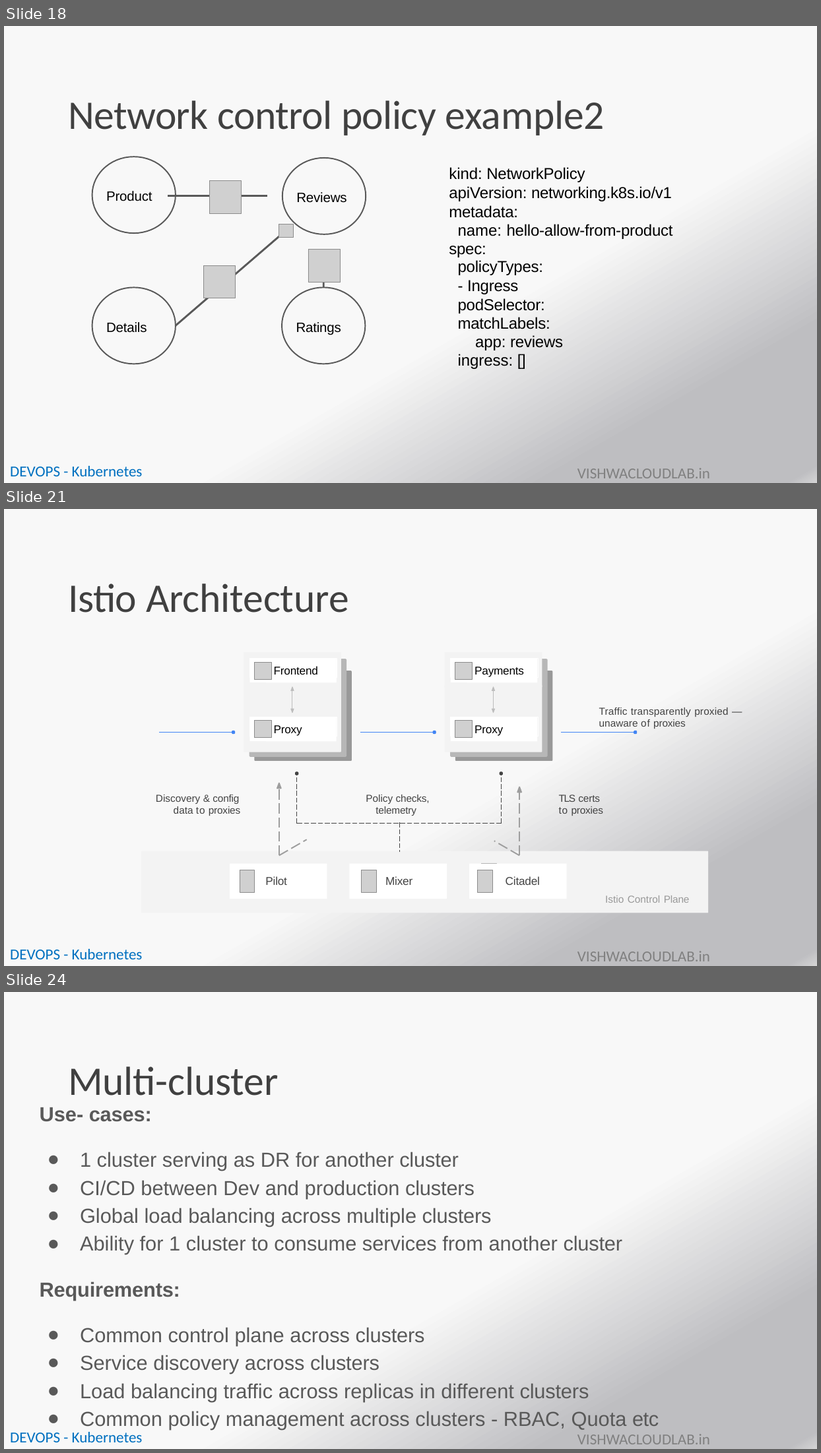
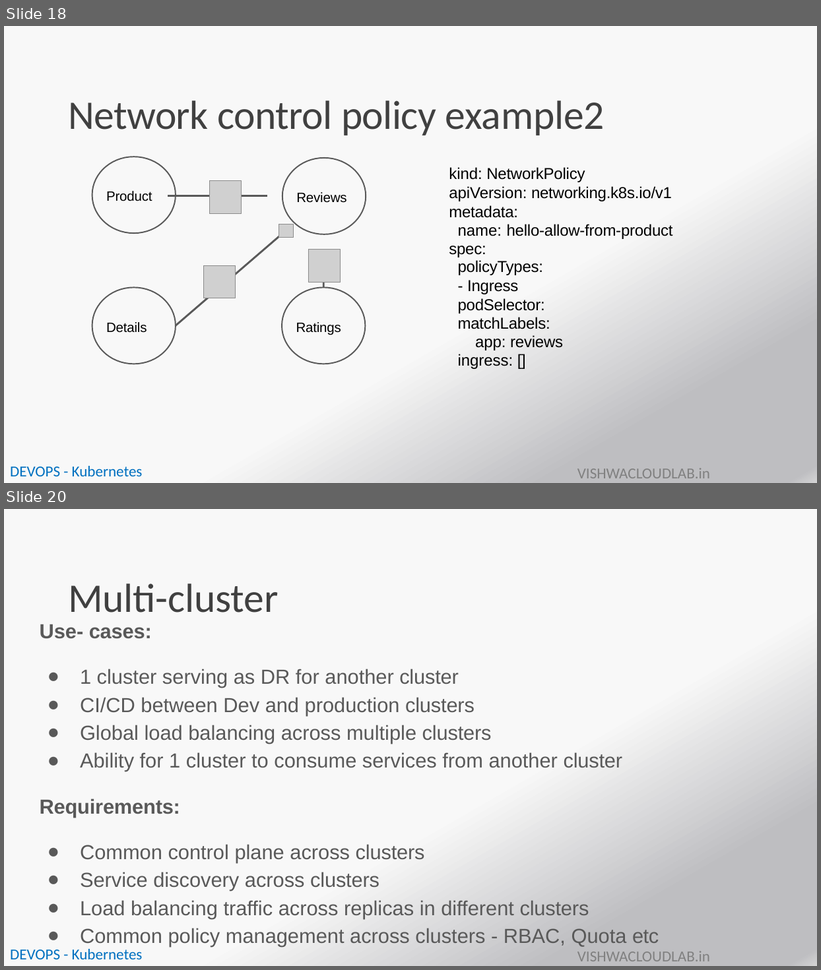
Before and after one commit to payalb/niit-25-aug-25, a slide deck: D4/PPT11-Kubernetes -Network.pptx. Shown one above the other, each under a label of ours: slides 18, 21 and 24 before the commit, slides 18 and 20 after it; the slides between them are not shown. The pictures are 821x1453 and 821x970 pixels, drawn with LibreOffice and Linux fonts; fonts in the diff are those of the drawing; grey boxes stand for pictures; background and template pictures are left out. Boxes give left, top, right and bottom in pixels: in the first picture for what was removed or moved away, otherwise in the second. Text is boxed around its words. In the diff, an @@ line names an element or a change of style, - is before the commit and + after.

```diff
--- a/D4/PPT11-Kubernetes -Network.pptx
+++ b/D4/PPT11-Kubernetes -Network.pptx
@@ slide 21 removed at [4, 509, 817, 966], background gradient #F8F8F8 to #BEBEC1 to #D4D4D5; not listed: 2 template elements that a slide beside it also shows @@
@@ title removed at [69, 584, 349, 613] @@
-Istio Architecture
@@ rectangle removed at [250, 658, 337, 677] @@
-Frontend
@@ freeform shape removed at [266, 659, 337, 683] @@
@@ rectangle removed at [451, 658, 539, 677] @@
-Payments
@@ freeform shape removed at [467, 659, 537, 683] @@
@@ group removed at [255, 663, 294, 738]: 5 freeform shapes, 2 pictures @@
@@ group removed at [455, 663, 495, 738]: 5 freeform shapes, 2 pictures @@
@@ group removed at [244, 652, 352, 761]: 6 freeform shapes @@
@@ rectangle removed at [250, 717, 337, 736] @@
-Proxy
@@ group removed at [445, 652, 553, 761]: 6 freeform shapes @@
@@ rectangle removed at [451, 717, 539, 736] @@
-Proxy
@@ text removed at [599, 708, 728, 729] @@
-Traffic transparently proxied — unaware of proxies
@@ freeform shape removed at [160, 732, 232, 732] @@
@@ freeform shape removed at [232, 731, 235, 734] @@
@@ freeform shape removed at [232, 731, 235, 734] @@
@@ freeform shape removed at [360, 732, 433, 732] @@
@@ freeform shape removed at [434, 731, 436, 734] @@
@@ freeform shape removed at [434, 731, 436, 734] @@
@@ freeform shape removed at [562, 732, 634, 732] @@
@@ freeform shape removed at [634, 731, 637, 734] @@
@@ freeform shape removed at [634, 731, 637, 734] @@
@@ text removed at [156, 795, 241, 816] @@
-Discovery & config data to proxies
@@ text removed at [366, 795, 430, 816] @@
-Policy checks, telemetry
@@ text removed at [559, 795, 604, 816] @@
-TLS certs to proxies
@@ freeform shape removed at [141, 851, 708, 913] @@
@@ freeform shape removed at [230, 864, 327, 900] @@
@@ freeform shape removed at [350, 864, 448, 900] @@
@@ group removed at [240, 772, 567, 900]: 16 freeform shapes, 3 pictures @@
@@ text removed at [265, 877, 287, 885] @@
-Pilot
@@ text removed at [385, 877, 413, 885] @@
-Mixer
@@ picture removed at [478, 871, 492, 892] @@
@@ text removed at [506, 877, 540, 885] @@
-Citadel
@@ text removed at [605, 896, 690, 903] @@
-Istio Control Plane
@@ what was slide 24 is now slide 20 @@
```
Also in this commit, not shown: 7 slides changed, 8 other slides removed, 12 other files.
